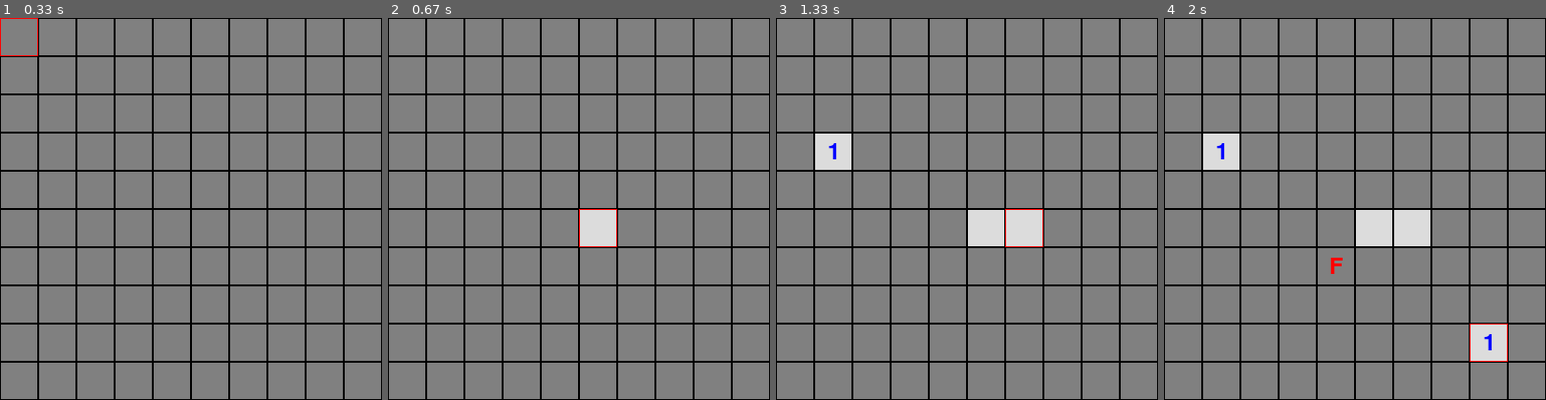
Above: before the commit, frames 1-4 (left to right).
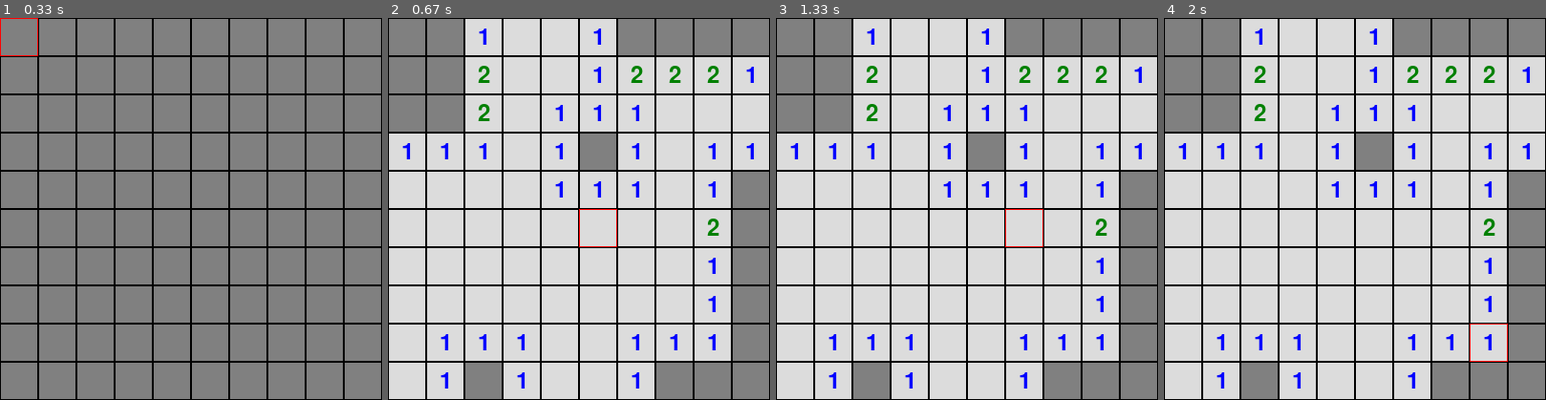
Above: after the commit, the same moments.

Repository: i0z0m/minesweeper-pygame
Game: pygame game, started from src/minesweeper_pygame/__main__.py
The game is run twice, just before and just after one commit, with the same random seed, the same clock (stepped at 60 frames per second) and the same inputs.
Inputs (mouse positions are in pixels of both pictures, inside the frame that each line leads up to):
- Up to frame 1 (0.33 s): no input
- Up to frame 2 (0.67 s): click (579, 209) at 0.38 s
- Up to frame 3 (1.33 s): click (848, 151) at 0.72 s; click (1012, 243) at 1.05 s
- Up to frame 4 (2 s): right-click (1355, 254) at 1.38 s; click (1500, 354) at 1.72 s

Frame 1 is identical in both runs. In frame 2, 71% of the frame differs, in the area x 0-100%, y 0-100%; in frame 3, 69%; in frame 4, 69%.

Commit message:
Reveal adjacent cells

Diff:
--- a/src/minesweeper_pygame/__main__.py
+++ b/src/minesweeper_pygame/__main__.py
@@ -84,6 +84,16 @@
                 text_rect = text_surface.get_rect(center=(col * cell_size + cell_size//2, row * cell_size + cell_size//2))
                 screen.blit(text_surface, text_rect)
 
+def reveal_adjacent_cells(row, col, grid):
+    if row < 0 or row >= ROWS or col < 0 or col >= COLS or grid[row][col].is_open:
+        return
+    grid[row][col].is_open = True
+    if grid[row][col].number == 0:
+        for r in range(row-1, row+2):
+            for c in range(col-1, col+2):
+                reveal_adjacent_cells(r, c, grid)
+
+
 def main():
     pygame.init()
     screen = pygame.display.set_mode((WIDTH, HEIGHT))
@@ -113,7 +123,7 @@
                 row, col = event.pos[1] // CELL_SIZE, event.pos[0] // CELL_SIZE
                 cell = grid[row][col]
                 if event.button == 1 and not cell.is_flagged:  # 左クリックでセルを開く
-                    cell.is_open = True
+                    reveal_adjacent_cells(row, col, grid)
                 elif event.button == 3:  # 右クリックで旗を立てる/取り除く
                     cell.is_flagged = not cell.is_flagged
 
